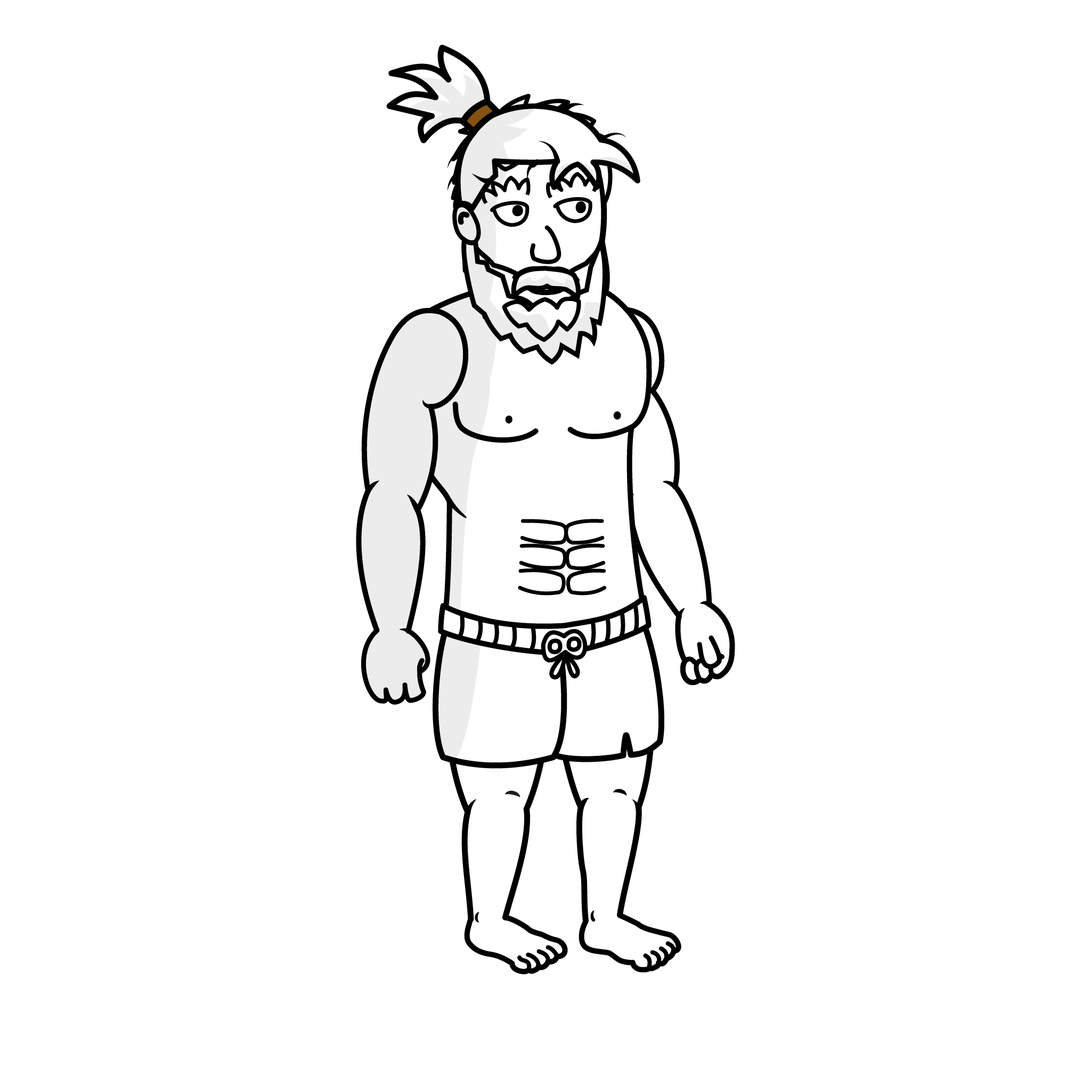
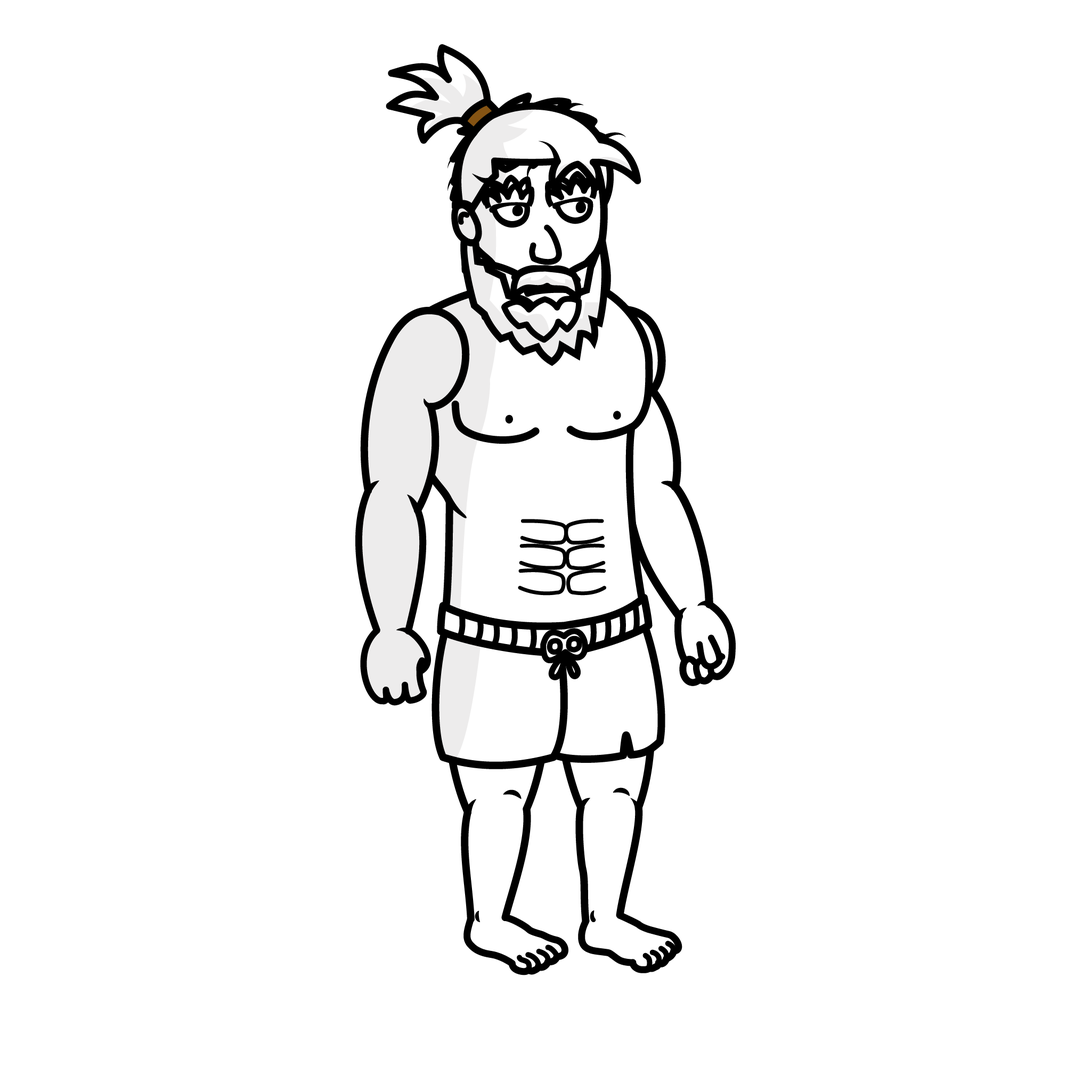
Revision of a layered w=1091, h=1091 image; what changed, layer by layer:
painted on "Shoulder_L" over [360, 306, 471, 515]
painted on "Arm_L" (2nd of 2, in "Arm_L") over [355, 478, 427, 635]
added layer "Hand_L" in group "Arm_L" over [360, 623, 432, 707]
renamed "Hand_L" to "Hair 2", moved it into group "Head", painted on it over [361, 44, 642, 706]
painted on "Hair 1" over [449, 92, 618, 215]
renamed "Hair 2" to "Moustache", moved it above "Face", painted on it over [386, 44, 641, 287]
renamed "Moustache" to "Eyebrows 2", moved it into group "Face", painted on it over [483, 177, 598, 286]
renamed "Eyebrows" to "Eyes", painted on it over [481, 172, 598, 229]
renamed "Eyes" to "Nose", painted on it over [490, 197, 593, 266]
painted on "Beard 2" over [460, 233, 609, 367]
painted on "Beard 1" over [461, 235, 612, 363]
painted on "Head" (2nd of 2, in "Head") over [451, 115, 609, 329]
painted on "Pelvis" over [437, 594, 653, 681]
painted on "Torso" over [405, 278, 654, 634]
painted on "P Thigh_L" over [431, 582, 569, 770]
painted on "Thigh_L" over [442, 585, 554, 817]
painted on "Calf_L" over [461, 789, 532, 924]
painted on "Foot_L" over [463, 908, 569, 976]
painted on "P Thigh_R" over [533, 584, 666, 764]
painted on "Thigh_R" over [553, 609, 657, 813]
painted on "Calf_R" over [575, 785, 644, 926]
painted on "Foot_R" over [578, 904, 683, 974]
painted on "Shoulder_R" over [579, 305, 682, 514]
painted on "Arm_R" (2nd of 2, in "Arm_R") over [624, 475, 714, 622]
…and 7 more changes (2 added, 5 painted, 2 renamed)
